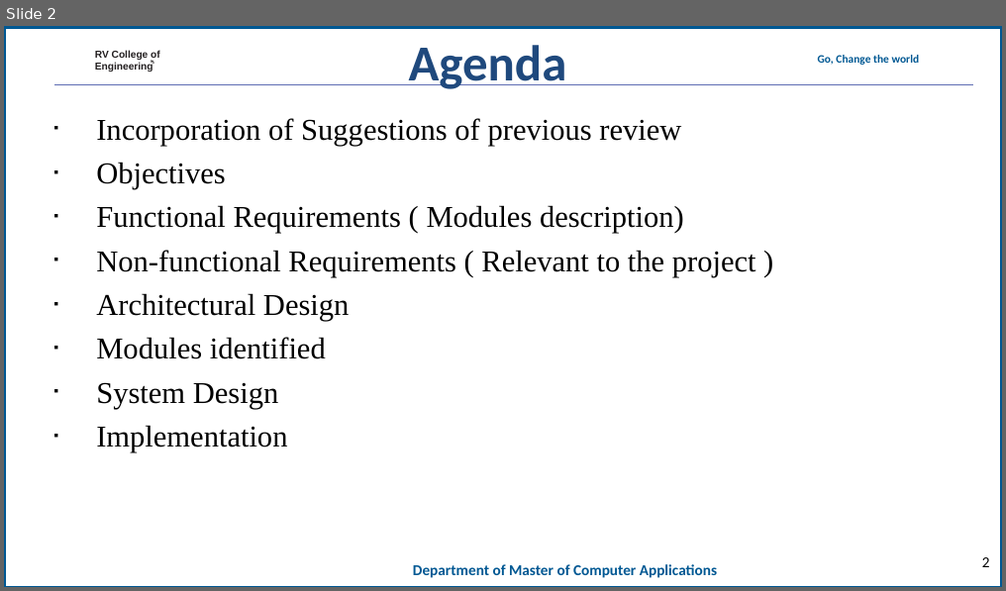
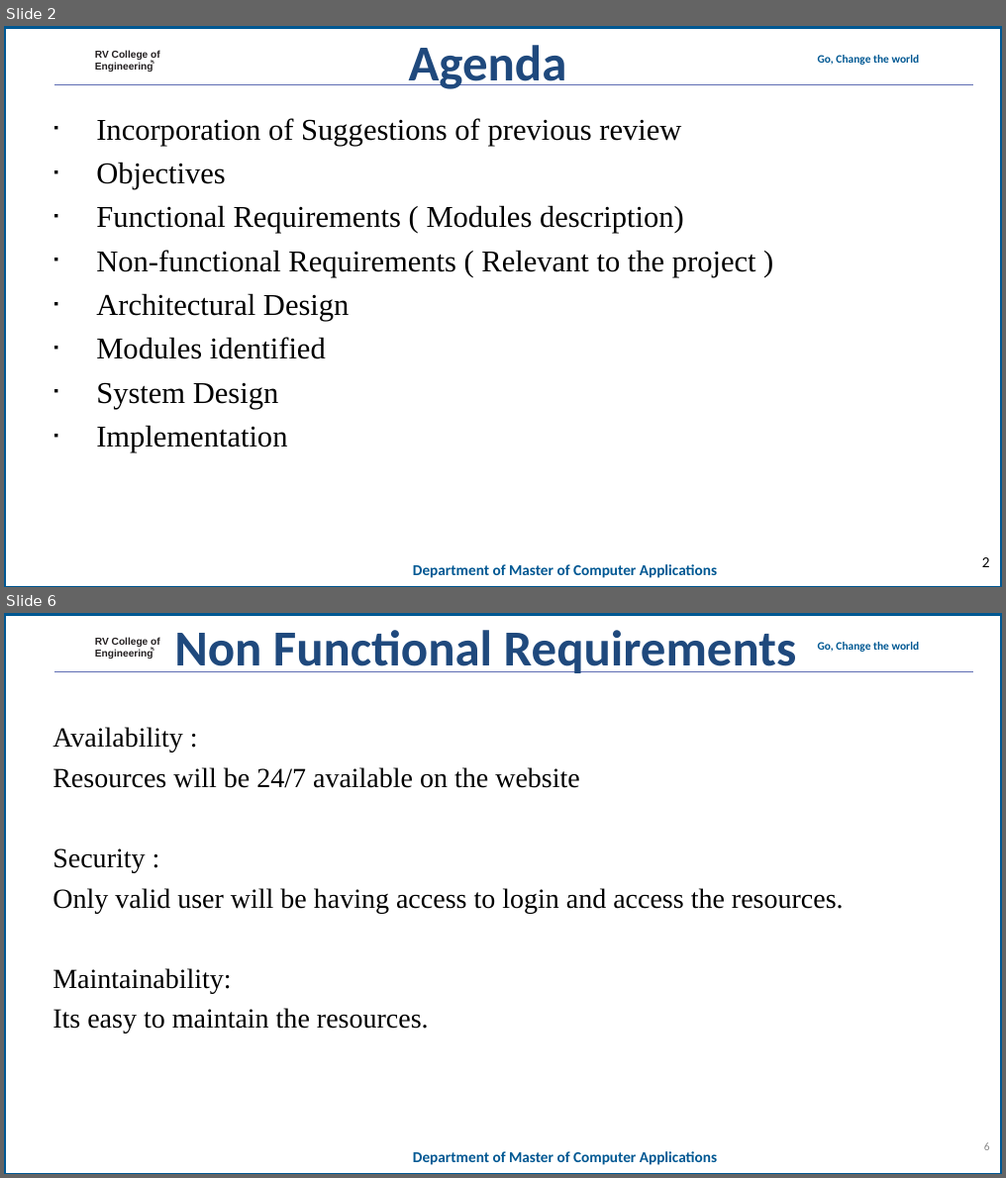
Before and after one commit to mohanrockz/Minor-Project, a slide deck: 20mca36-Minor Project_Phase 2_template11.ppt. Shown one above the other, each under a label of ours: slide 2 before the commit, slides 2 and 6 after it; the slides between them are not shown. The pictures are 1006x591 and 1006x1178 pixels, drawn with LibreOffice and Linux fonts; fonts in the diff are those of the drawing; background and template pictures are left out. Boxes give left, top, right and bottom in pixels: in the first picture for what was removed or moved away, otherwise in the second. Text is boxed around its words. In the diff, an @@ line names an element or a change of style, - is before the commit and + after.

```diff
--- a/20mca36-Minor Project_Phase 2_template11.ppt
+++ b/20mca36-Minor Project_Phase 2_template11.ppt
@@ slide 6 added at box(4, 613, 1002, 1174), background #FFFFFF; not listed: 7 template elements that a slide beside it also shows @@
@@ text added at box(174, 630, 797, 673), 80 pt, text #1F497D, bold @@
+Non Functional Requirements
@@ text added at box(53, 727, 844, 1034), 44 pt, text #000000 @@
+Availability :
+Resources will be 24/7 available on the website
+Security :
+Only valid user will be having access to login and access the resources.
+Maintainability:
+Its easy to maintain the resources.
@@ page number added at box(984, 1143, 990, 1151), 18 pt, text #898989 @@
+6
```
Also in this commit, not shown: 8 slides changed, 2 other slides added, 1 slide removed.
